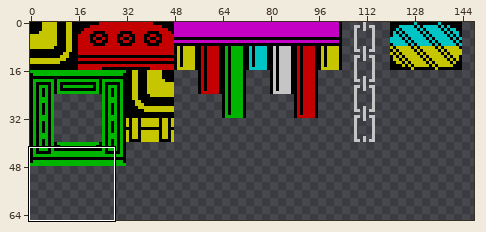
A sprite sheet gets an edit: images/tiles2.gif. Above, an overview of the earlier version with the close-up marked.
Close-up. As it was:
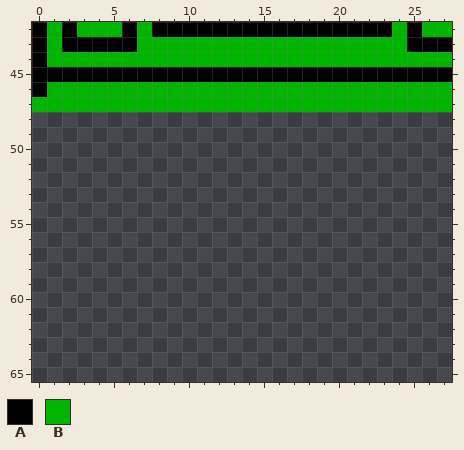
The file is 400x256 pixels, drawn in blocks of 2x2; one block is one cell here. Shown: x 0..27, y 42..65. The wide view leaves out empty margins.
Palette (. is transparent): A #000000  B #00b500
Pixels before, first column x 0:
42 ABABBBABAAAAAAAAAAAAAAAABABB
43 ABAAAAABBBBBBBBBBBBBBBBBBAAA
44 ABBBBBBBBBBBBBBBBBBBBBBBBBBB
45 AAAAAAAAAAAAAAAAAAAAAAAAAAAA
46 ABBBBBBBBBBBBBBBBBBBBBBBBBBB
47 BBBBBBBBBBBBBBBBBBBBBBBBBBBB
The same view after the edit:
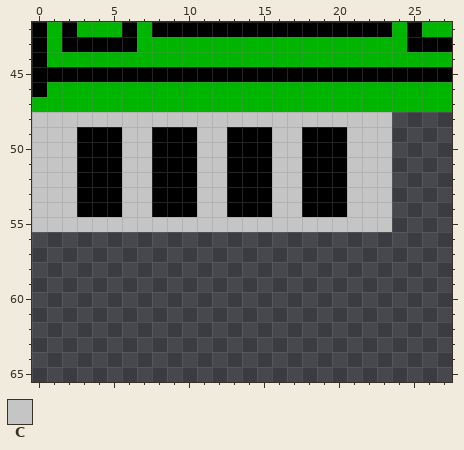
Colours new in this view: C #c5c5c5
Edits made:
Colour A is added in rows 49 to 54 at x 3 to 5, 8 to 10, 13 to 15 and 18 to 20.
Colour C is added in row 48 at x 0 to 23; in rows 49 to 54 at x 0 to 2, 6 to 7, 11 to 12, 16 to 17 and 21 to 23; in row 55 at x 0 to 23.
Pixel boxes of the changes (left, top, right, bottom) in both close-ups:
added: (32, 112, 392, 232)
